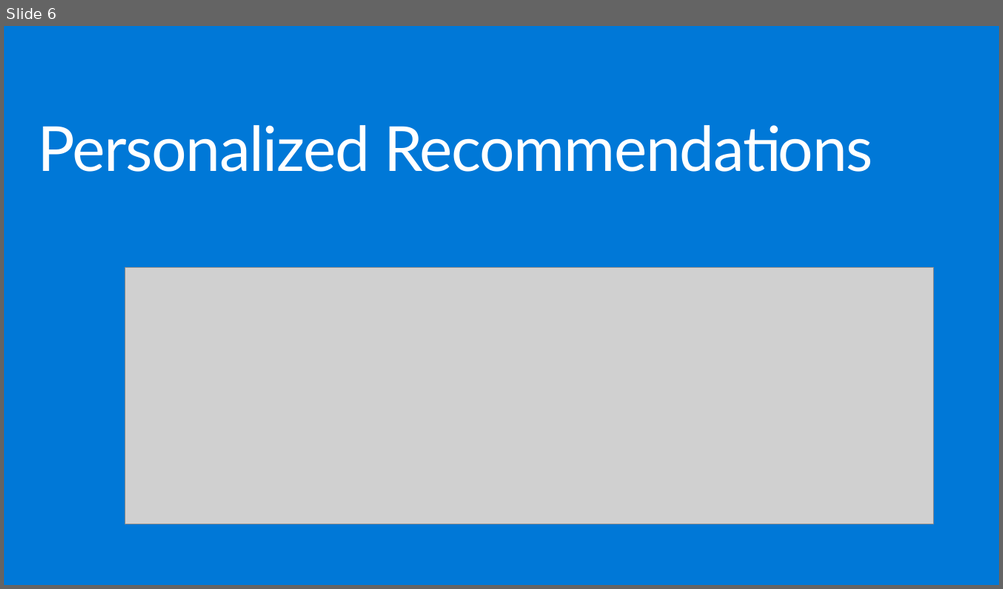
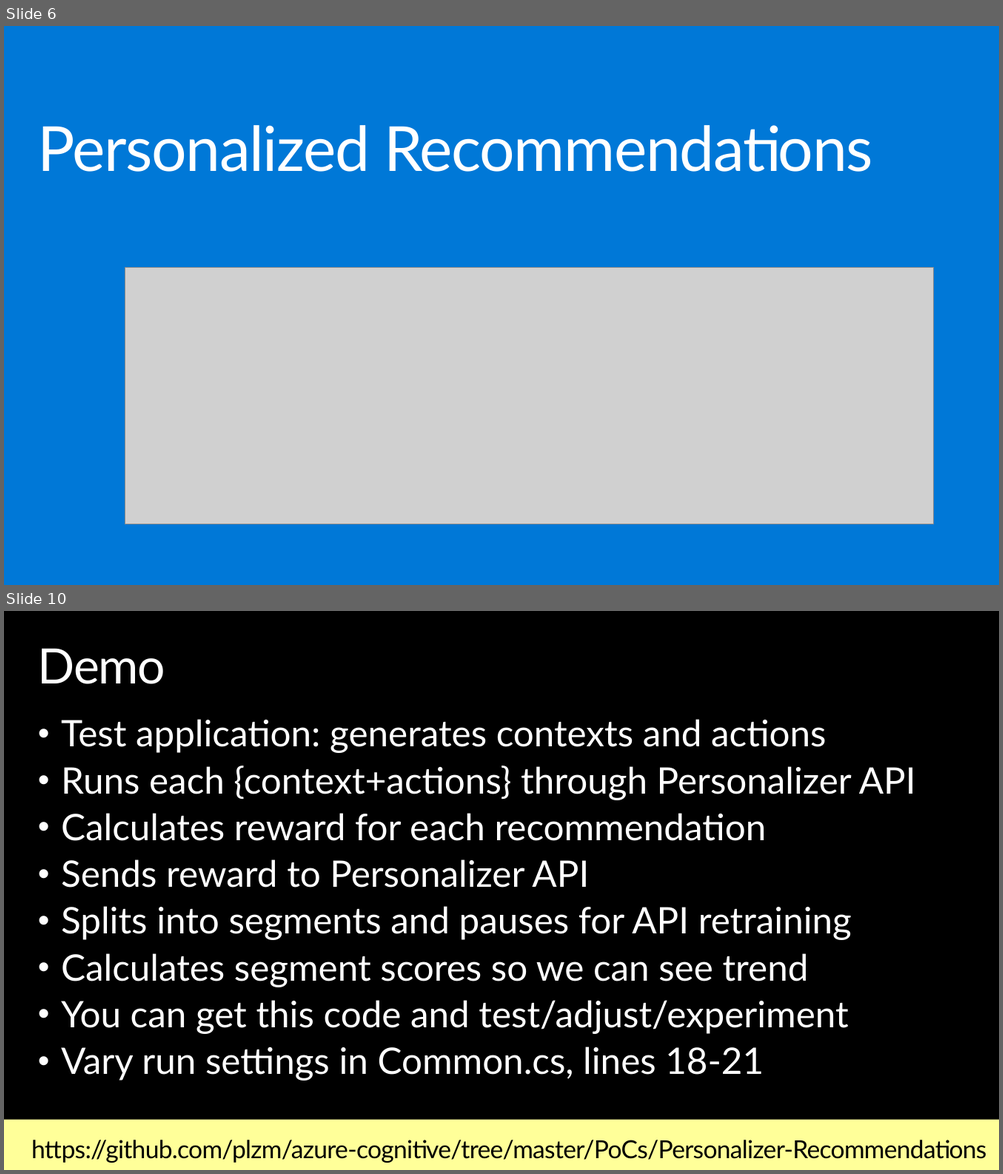
Before and after one commit to plzm/events, a slide deck: GraniteStateCodeCamp2019/gscc19-pelazem.pptx. Shown one above the other, each under a label of ours: slide 6 before the commit, slides 6 and 10 after it; the slides between them are not shown. The pictures are 1003x589 and 1003x1174 pixels, drawn with LibreOffice and Linux fonts; fonts in the diff are those of the drawing; grey boxes stand for pictures; background and template pictures are left out. Boxes give left, top, right and bottom in pixels: in the first picture for what was removed or moved away, otherwise in the second. Text is boxed around its words. In the diff, an @@ line names an element or a change of style, - is before the commit and + after.

```diff
--- a/GraniteStateCodeCamp2019/gscc19-pelazem.pptx
+++ b/GraniteStateCodeCamp2019/gscc19-pelazem.pptx
@@ slide 10 added at bbox=[4, 611, 999, 1170], background #000000 @@
@@ title added at bbox=[38, 648, 165, 684], 47 pt, text #FFFFFF @@
+Demo
@@ text added at bbox=[61, 719, 916, 1081], 35.3 pt, text #FFFFFF @@
+• Test application: generates contexts and actions
+• Runs each {context+actions} through Personalizer API
+• Calculates reward for each recommendation
+• Sends reward to Personalizer API
+• Splits into segments and pauses for API retraining
+• Calculates segment scores so we can see trend
+• You can get this code and test/adjust/experiment
+• Vary run settings in Common.cs, lines 18-21
@@ text added at bbox=[4, 1120, 999, 1170], fill #FFFF99, 24 pt, text #000000 @@
+https://github.com/plzm/azure-cognitive/tree/master/PoCs/Personalizer-Recommendations
```
Also in this commit, not shown: 2 slides changed, 1 other slide added, 7 slides removed, 1 other file.
